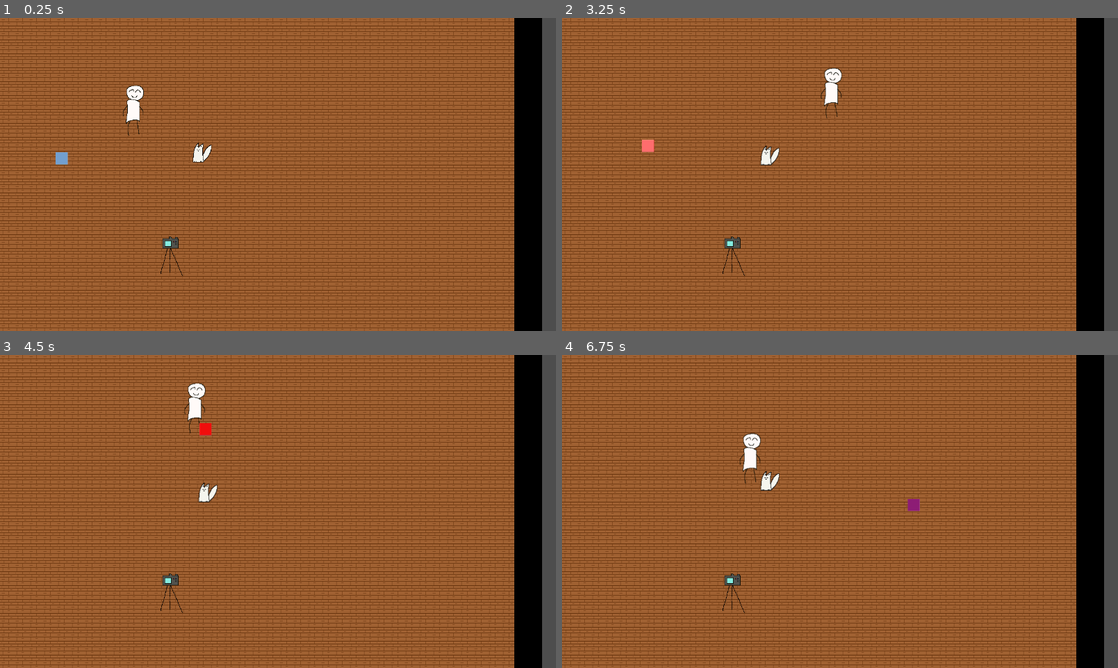
Above: before the commit, frames 1-4 (two rows, left to right).
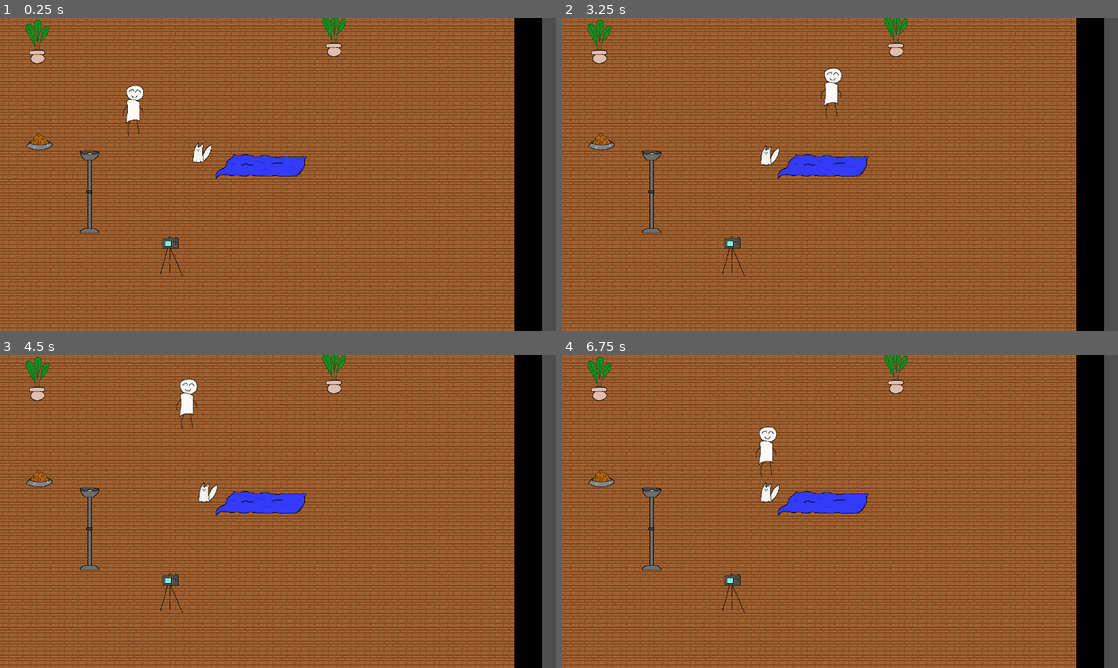
Above: after the commit, the same moments.

Repository: Mad2F/Catografy
Game: Godot game, scene res://code/main.tscn
Same seed, same stepped clock (60 frames per second), same inputs: the game is played once before the commit and once after it.
Inputs:
- Up to frame 1 (0.25 s): no input
- Up to frame 2 (3.25 s): tap Enter at 0.5 s; hold Right (move_right) 0.53-1.28 s; tap E (main_action) every 0.75 s from 0.6 to 2.85 s; hold Down (move_down) 1.28-2.03 s; tap Space at 2 s; hold Right (move_right) 2.03-2.78 s; hold Up (move_up) from 2.78 s (still down)
- Up to frame 3 (4.5 s): release Up (move_up) at 3.53 s; hold Left (move_left) from 3.53 s (still down); tap E (main_action) at 3.6, 4.35 s
- Up to frame 4 (6.75 s): release Left (move_left) at 5.03 s; hold Down (move_down) 5.03-5.78 s; tap E (main_action) at 5.1, 5.85, 6.6 s; hold Right (move_right) 5.78-6.53 s; hold Up (move_up) from 6.53 s (still down)

The runs differ from the first frame. In frame 1, 2.1% of the frame differs, in the area x 4-63%, y 0-69%; in frame 2, 2.1%; in frame 3, 2.5%; in frame 4, 3.0%, in the area x 4-65%, y 0-69%.

Commit message:
Ajout de la logique "Pickable", ajout de misc items

Diff:
--- a/code/Characters/Animal.tscn
+++ b/code/Characters/Animal.tscn
@@ -1,6 +1,7 @@
-[gd_scene load_steps=4 format=3 uid="uid://b1xh3npa0fo5f"]
+[gd_scene load_steps=5 format=3 uid="uid://b1xh3npa0fo5f"]
 
 [ext_resource type="Script" uid="uid://ggbne15b1fnr" path="res://code/Characters/Animal.gd" id="1_py8gj"]
+[ext_resource type="PackedScene" uid="uid://dbtqhbok2o52t" path="res://code/Composition/PickableItem.tscn" id="2_mgot4"]
 [ext_resource type="Texture2D" uid="uid://dni7bktlih3qh" path="res://assets/sprites/animals/cat_placeholder_white.png" id="2_ynms7"]
 
 [sub_resource type="RectangleShape2D" id="RectangleShape2D_6n1fo"]
@@ -9,6 +10,8 @@
 [node name="Animal" type="CharacterBody2D"]
 script = ExtResource("1_py8gj")
 
+[node name="Pickable" parent="." instance=ExtResource("2_mgot4")]
+
 [node name="Sprite2D" type="Sprite2D" parent="."]
 texture = ExtResource("2_ynms7")
 
--- a/code/Characters/Cat.tscn
+++ b/code/Characters/Cat.tscn
@@ -1,7 +1,8 @@
-[gd_scene load_steps=36 format=3 uid="uid://bfkt54bpb4vwc"]
+[gd_scene load_steps=37 format=3 uid="uid://bfkt54bpb4vwc"]
 
 [ext_resource type="Script" uid="uid://v1yvi32sd641" path="res://code/scripts/cat.gd" id="1_r3dqq"]
 [ext_resource type="Texture2D" uid="uid://dt2knwyqcocaw" path="res://assets/image/Capture d’écran du 2025-07-30 22-24-38.png" id="2_8k3dk"]
+[ext_resource type="PackedScene" uid="uid://dbtqhbok2o52t" path="res://code/Composition/PickableItem.tscn" id="2_pcr2h"]
 [ext_resource type="AudioStream" uid="uid://dk3v281sqt7k6" path="res://assets/sound/purr.ogg" id="3_qs807"]
 
 [sub_resource type="RectangleShape2D" id="RectangleShape2D_8k3dk"]
@@ -251,6 +252,8 @@
 
 [node name="Cat" type="CharacterBody2D"]
 script = ExtResource("1_r3dqq")
+
+[node name="Pickable" parent="." instance=ExtResource("2_pcr2h")]
 
 [node name="PurrSound" type="AudioStreamPlayer2D" parent="."]
 stream = ExtResource("3_qs807")
--- a/code/Characters/Player.gd
+++ b/code/Characters/Player.gd
@@ -7,6 +7,8 @@
 
 var _lastMainAction := 0 #to avoid spamming actions
 var _pickedItem : Node2D = null
+
+
 
 func _process(delta):
 	velocity = Input.get_vector("move_left", "move_right", "move_up", "move_down") * move_speed
@@ -29,17 +31,17 @@
 		print("Try Pick")
 		for i in get_slide_collision_count():
 			var collider = get_slide_collision(i).get_collider()
-			print("PICK !")
-			_pickedItem = collider
-			if !$PickupSound.is_playing():
-				$PickupSound.play()
-
+			var nodeCollider : Node2D = collider
 			if collider is Cat:
 				collider.picked.emit(true)
-
+			else:
+				for child in nodeCollider.get_children():
+					if child is PickableItem:
+						print("PICK !")
+						_pickedItem = collider
+						if !$PickupSound.is_playing():
+							$PickupSound.play()
 			print(collider)
-	# TODO : Check if Pickable Item close to us
-	# If yes, pick it and move it with us !
 
 func _physics_process(delta):
 	if Input.is_action_just_pressed("main_action"):
--- a/code/Composition/Pickable.tscn
+++ /dev/null
@@ -1,3 +0,0 @@
-[gd_scene format=3 uid="uid://dbtqhbok2o52t"]
-
-[node name="Pickable" type="Node"]
--- a/code/Composition/Pickable.gd
+++ b/code/Composition/PickableItem.gd
@@ -1,6 +1,5 @@
+class_name PickableItem
 extends Node
-
-class_name  Pickable
 
 var _isPicked : bool = false
 
--- /dev/null
+++ b/code/Composition/PickableItem.tscn
@@ -0,0 +1,7 @@
+[gd_scene load_steps=2 format=3 uid="uid://dbtqhbok2o52t"]
+
+[ext_resource type="Script" uid="uid://dgpimo618eick" path="res://code/Composition/PickableItem.gd" id="1_djhri"]
+
+[node name="Pickable" type="Node"]
+script = ExtResource("1_djhri")
+metadata/_custom_type_script = "uid://dgpimo618eick"
--- /dev/null
+++ b/code/Environment/MiscItems/FlowerPot.tscn
@@ -0,0 +1,20 @@
+[gd_scene load_steps=4 format=3 uid="uid://cb3lka58w74iw"]
+
+[ext_resource type="Texture2D" uid="uid://4h4peq7b7ud2" path="res://assets/sprites/misc/plant_med_1.png" id="1_cncow"]
+[ext_resource type="Script" uid="uid://dgpimo618eick" path="res://code/Composition/PickableItem.gd" id="2_mdhk8"]
+
+[sub_resource type="RectangleShape2D" id="RectangleShape2D_5vcwj"]
+size = Vector2(38, 33)
+
+[node name="FlowerPot" type="StaticBody2D"]
+
+[node name="Sprite2D" type="Sprite2D" parent="."]
+texture = ExtResource("1_cncow")
+
+[node name="PickableItem" type="Node" parent="."]
+script = ExtResource("2_mdhk8")
+metadata/_custom_type_script = "uid://dgpimo618eick"
+
+[node name="CollisionShape2D" type="CollisionShape2D" parent="."]
+position = Vector2(-2, 37.5)
+shape = SubResource("RectangleShape2D_5vcwj")
--- /dev/null
+++ b/code/Environment/MiscItems/FoodPot.tscn
@@ -0,0 +1,20 @@
+[gd_scene load_steps=4 format=3 uid="uid://dmxx1jkmbvkn4"]
+
+[ext_resource type="Texture2D" uid="uid://0hjtxbm7j4t" path="res://assets/sprites/misc/food_pot.png" id="1_indru"]
+[ext_resource type="Script" uid="uid://dgpimo618eick" path="res://code/Composition/PickableItem.gd" id="2_okm2a"]
+
+[sub_resource type="RectangleShape2D" id="RectangleShape2D_dftgm"]
+size = Vector2(38, 32)
+
+[node name="Lamp" type="StaticBody2D"]
+
+[node name="Sprite2D" type="Sprite2D" parent="."]
+texture = ExtResource("1_indru")
+
+[node name="CollisionShape2D" type="CollisionShape2D" parent="."]
+position = Vector2(-1, 9)
+shape = SubResource("RectangleShape2D_dftgm")
+
+[node name="PickableItem" type="Node" parent="."]
+script = ExtResource("2_okm2a")
+metadata/_custom_type_script = "uid://dgpimo618eick"
--- /dev/null
+++ b/code/Environment/MiscItems/Lamp.tscn
@@ -0,0 +1,20 @@
+[gd_scene load_steps=4 format=3 uid="uid://4n72o7pas5q5"]
+
+[ext_resource type="Texture2D" uid="uid://bhc4lqiro80k8" path="res://assets/sprites/misc/lamp_big.png" id="1_rqafa"]
+[ext_resource type="Script" uid="uid://dgpimo618eick" path="res://code/Composition/PickableItem.gd" id="2_0e6op"]
+
+[sub_resource type="RectangleShape2D" id="RectangleShape2D_dftgm"]
+size = Vector2(21, 126)
+
+[node name="Lamp" type="StaticBody2D"]
+
+[node name="Sprite2D" type="Sprite2D" parent="."]
+texture = ExtResource("1_rqafa")
+
+[node name="CollisionShape2D" type="CollisionShape2D" parent="."]
+position = Vector2(0, 53)
+shape = SubResource("RectangleShape2D_dftgm")
+
+[node name="PickableItem" type="Node" parent="."]
+script = ExtResource("2_0e6op")
+metadata/_custom_type_script = "uid://dgpimo618eick"
--- a/code/Environment/Room.tscn
+++ b/code/Environment/Room.tscn
@@ -1,8 +1,9 @@
-[gd_scene load_steps=7 format=4 uid="uid://d360xf3bomed7"]
+[gd_scene load_steps=8 format=4 uid="uid://d360xf3bomed7"]
 
 [ext_resource type="Script" uid="uid://cykk7en52usxf" path="res://code/Environment/Room.gd" id="1_ghy2t"]
 [ext_resource type="Texture2D" uid="uid://b0jgme2ldoxn4" path="res://assets/tiles/floor_placeholder.png" id="2_dgujg"]
 [ext_resource type="Texture2D" uid="uid://d276tjqas1tj3" path="res://assets/tiles/void_tile.png" id="3_qg1s1"]
+[ext_resource type="Texture2D" uid="uid://c7iwuxg62amu4" path="res://assets/sprites/misc/rug.png" id="4_f6l85"]
 
 [sub_resource type="TileSetAtlasSource" id="TileSetAtlasSource_f6l85"]
 texture = ExtResource("2_dgujg")
@@ -25,3 +26,7 @@
 [node name="TileMapLayer" type="TileMapLayer" parent="."]
 tile_map_data = PackedByteArray("AAABAAAAAAAAAAAAAAAAAAAAAAAAAAAAAAACAAAAAAAAAAAAAAADAAAAAAAAAAAAAAAEAAAAAAAAAAAAAAAFAA …(18944 unchanged characters)…
 tile_set = SubResource("TileSet_qt3yw")
+
+[node name="Rug" type="Sprite2D" parent="."]
+position = Vector2(583, 320)
+texture = ExtResource("4_f6l85")
--- a/code/main.gd
+++ b/code/main.gd
@@ -2,8 +2,8 @@
 
 func _ready():
 	$Camera.start_loop()
-	var cat = get_node("Cat")
-	cat.hide_cat.connect(_on_cat_hide_cat)
+	#var cat = get_node("Cat")
+	#cat.hide_cat.connect(_on_cat_hide_cat)
 
 	#$BackgroundMusic.play()
 
--- a/code/main.tscn
+++ b/code/main.tscn
@@ -6,11 +6,13 @@
 [ext_resource type="PackedScene" uid="uid://ighwgeo0gn3p" path="res://code/Environment/Camera.tscn" id="3_kdg0e"]
 [ext_resource type="PackedScene" uid="uid://b1xh3npa0fo5f" path="res://code/Characters/Animal.tscn" id="4_85am2"]
 [ext_resource type="AudioStream" uid="uid://ctvvpqb6s0gcb" path="res://assets/sound/flash.ogg" id="6_3ooh7"]
-[ext_resource type="PackedScene" uid="uid://bfkt54bpb4vwc" path="res://code/Characters/Cat.tscn" id="7_rrqhy"]
 [ext_resource type="AudioStream" uid="uid://b51u04fsbr0er" path="res://assets/sound/appareil.ogg" id="7_yf6fc"]
 [ext_resource type="AudioStream" uid="uid://b8rgnr2blc0mu" path="res://assets/sound/Comic Game Loop - Mischief.mp3" id="8_m45iw"]
 [ext_resource type="PackedScene" uid="uid://c6qegowrybkuu" path="res://code/Environment/wall.tscn" id="9_8i2ub"]
+[ext_resource type="PackedScene" uid="uid://dmxx1jkmbvkn4" path="res://code/Environment/MiscItems/FoodPot.tscn" id="11_n70af"]
 [ext_resource type="Texture2D" uid="uid://dcob3cc0mqa7o" path="res://assets/image/flash_cone.png" id="11_y5miu"]
+[ext_resource type="PackedScene" uid="uid://cb3lka58w74iw" path="res://code/Environment/MiscItems/FlowerPot.tscn" id="12_3fuxk"]
+[ext_resource type="PackedScene" uid="uid://4n72o7pas5q5" path="res://code/Environment/MiscItems/Lamp.tscn" id="13_48wk2"]
 
 [node name="Main" type="Node2D"]
 script = ExtResource("1_q1u0r")
@@ -33,9 +35,6 @@
 [node name="CameraSound" type="AudioStreamPlayer2D" parent="."]
 stream = ExtResource("7_yf6fc")
 volume_db = 20.0
-
-[node name="Cat" parent="." instance=ExtResource("7_rrqhy")]
-position = Vector2(142, 323)
 
 [node name="BackgroundMusic" type="AudioStreamPlayer" parent="."]
 stream = ExtResource("8_m45iw")
@@ -63,5 +62,19 @@
 scale = Vector2(2.485, 2.485)
 texture = ExtResource("11_y5miu")
 
+[node name="MiscItems" type="Node" parent="."]
+
+[node name="FoodPot" parent="MiscItems" instance=ExtResource("11_n70af")]
+position = Vector2(90, 279)
+
+[node name="FlowerPot" parent="MiscItems" instance=ExtResource("12_3fuxk")]
+position = Vector2(771, 35)
+
+[node name="Lamp2" parent="MiscItems" instance=ExtResource("13_48wk2")]
+position = Vector2(206, 379)
+
+[node name="FlowerPot2" parent="MiscItems" instance=ExtResource("12_3fuxk")]
+position = Vector2(88, 51)
+
 [connection signal="last_photo_taken" from="Camera" to="." method="_on_camera_last_photo_taken"]
 [connection signal="photo_taken" from="Camera" to="." method="_on_camera_photo_taken"]
--- a/code/scenes/main_test.tscn
+++ b/code/scenes/main_test.tscn
@@ -10,5 +10,3 @@
 position = Vector2(225, 121)
 
 [connection signal="hide_cat" from="Cat" to="." method="_on_cat_hide_cat"]
-[connection signal="move_cat" from="Cat" to="." method="_on_cat_move_cat"]
-[connection signal="stop_moving" from="Cat" to="." method="_on_cat_stop_moving"]
Binary file added: assets/sprites/misc/food_pot.png
Not shown, added: assets/sprites/misc/food_pot.png.import
Binary file added: assets/sprites/misc/lamp_big.png
Not shown, added: assets/sprites/misc/lamp_big.png.import
Binary file added: assets/sprites/misc/rug.png
Not shown, added: assets/sprites/misc/rug.png.import
Renamed: code/Composition/Pickable.gd.uid -> code/Composition/PickableItem.gd.uid
Not shown: 1 places in code/main.tscn that only renumber resources
